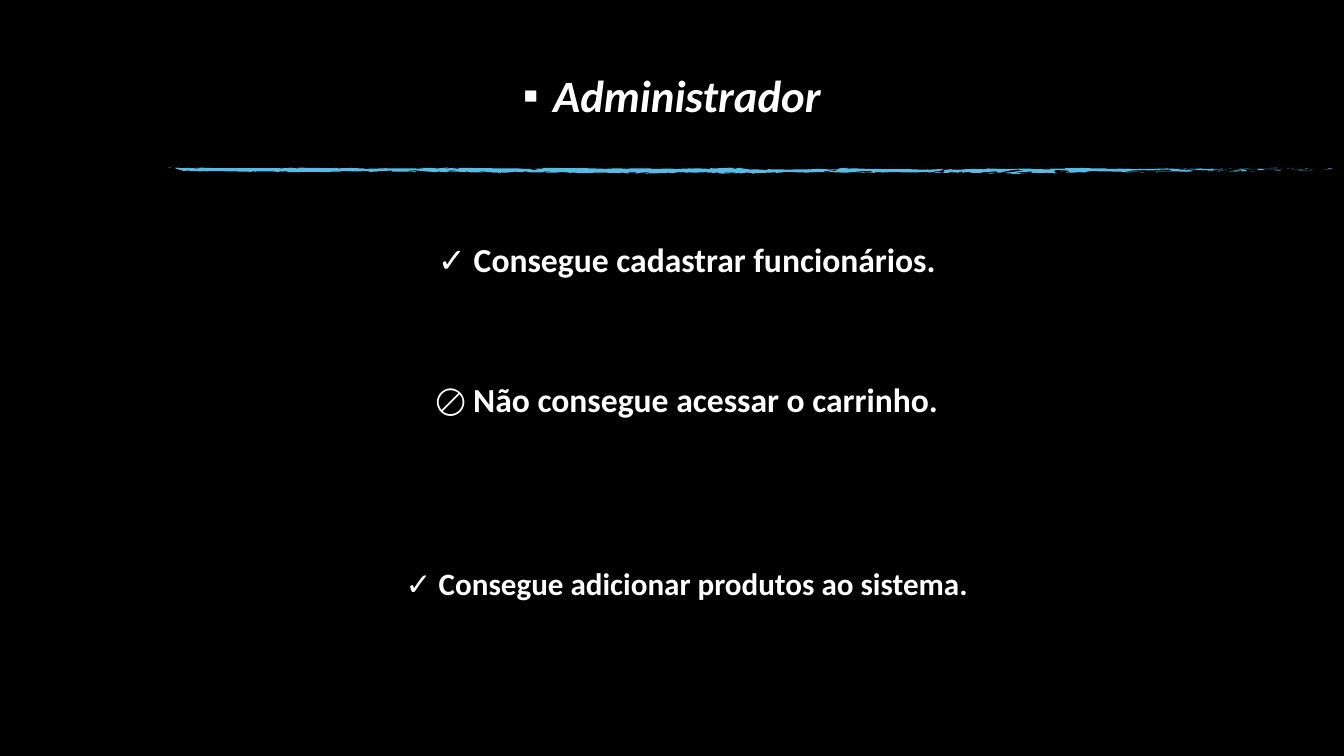
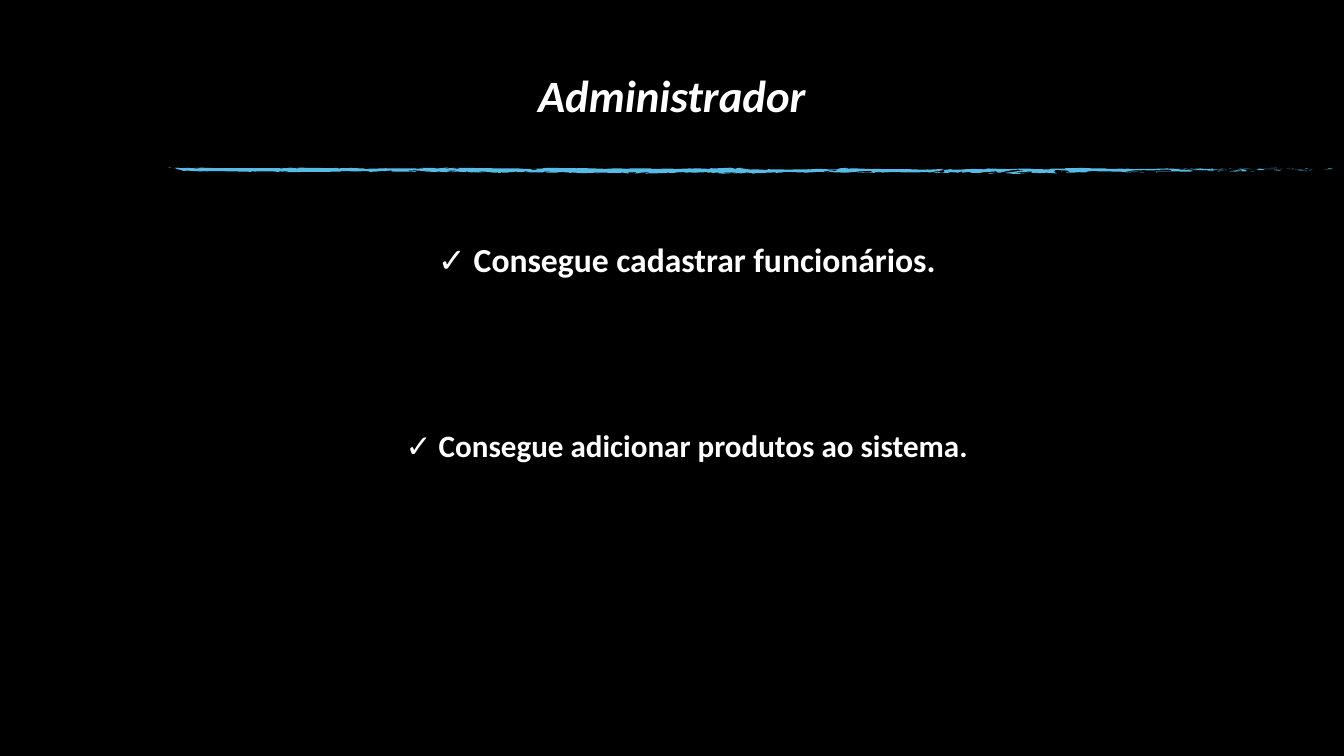
Before and after one commit to Davix2903/Pizzaria, a slide deck: slide 4 of Rio Claro PowerPoint.pptx (slide 5 before the commit). Drawn at 1344x756 pixels with LibreOffice and Linux fonts; fonts in the diff are those of the drawing; background and template pictures are left out. Boxes give left, top, right and bottom in pixels: in the first picture for what was removed or moved away, otherwise in the second. Text is boxed around its words. In the diff, an @@ line names an element or a change of style, - is before the commit and + after.

Commit message:
carrinho

```diff
--- a/Rio Claro PowerPoint.pptx
+++ b/Rio Claro PowerPoint.pptx
@@ text "Administrador" at [538, 80, 805, 113]: bullet ▪ to none @@
@@ text removed at [473, 388, 938, 418] @@
-🚫 Não consegue acessar o carrinho.
@@ text "✓ Consegue adicionar produtos ao ...": place and size @@
-text "✓ Consegue adicionar produtos ao ..." at [439, 573, 968, 601]
+text "✓ Consegue adicionar produtos ao ..." at [439, 435, 968, 463]
```
Also in this commit, not shown: 7 other slides changed, 1 slide added, 5 other files.
